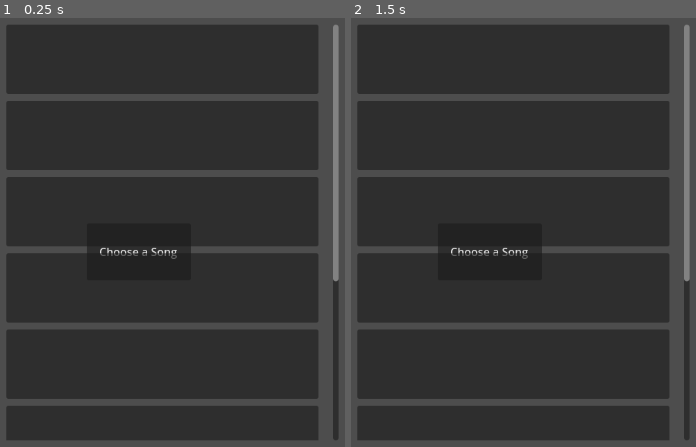
Above: before the commit, frames 1-2 (left to right).
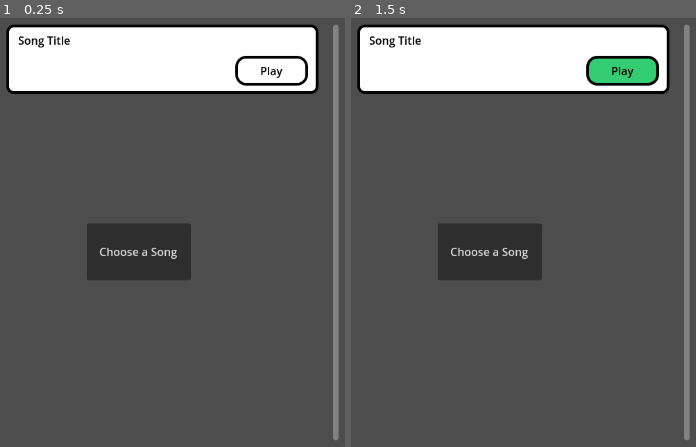
Above: after the commit, the same moments.

Repository: JohannesLadurner/OneButtonGame
Game: Godot game, scene res://scenes/level_selection.tscn
Two runs of this game, one before a commit and one after it. Both use one fixed random seed, a clock stepped at 60 frames per second and the inputs below.
Inputs (mouse positions are in pixels of both pictures, inside the frame that each line leads up to):
- Up to frame 1 (0.25 s): no input
- Up to frame 2 (1.5 s): click "Choose a Song" at 0.5 s; click (623, 69) at 1.25 s, where only the run after the commit has a clickable "Play"

The runs differ from the first frame. In frame 1, 77% of the frame differs, in the area x 1-99%, y 1-99%; in frame 2, 77%.

Commit message:
feat: added item for level seleciton

Diff:
--- a/scenes/level_selection.tscn
+++ b/scenes/level_selection.tscn
@@ -1,6 +1,7 @@
-[gd_scene load_steps=2 format=3 uid="uid://cmjnasub5fkgg"]
+[gd_scene load_steps=3 format=3 uid="uid://cmjnasub5fkgg"]
 
 [ext_resource type="Script" path="res://scenes/level_selection.gd" id="1_7aakh"]
+[ext_resource type="PackedScene" uid="uid://m5vdrjjnftsg" path="res://scenes/scroll_item_level.tscn" id="2_ah68r"]
 
 [node name="LevelSelection" type="Node2D"]
 script = ExtResource("1_7aakh")
@@ -35,40 +36,7 @@
 size_flags_vertical = 4
 theme_override_constants/separation = 10
 
-[node name="Panel" type="Panel" parent="ScrollContainer/VBoxContainer"]
-custom_minimum_size = Vector2(450, 100)
-layout_mode = 2
-
-[node name="Panel2" type="Panel" parent="ScrollContainer/VBoxContainer"]
-custom_minimum_size = Vector2(450, 100)
-layout_mode = 2
-
-[node name="Panel3" type="Panel" parent="ScrollContainer/VBoxContainer"]
-custom_minimum_size = Vector2(450, 100)
-layout_mode = 2
-
-[node name="Panel4" type="Panel" parent="ScrollContainer/VBoxContainer"]
-custom_minimum_size = Vector2(450, 100)
-layout_mode = 2
-
-[node name="Panel5" type="Panel" parent="ScrollContainer/VBoxContainer"]
-custom_minimum_size = Vector2(450, 100)
-layout_mode = 2
-
-[node name="Panel6" type="Panel" parent="ScrollContainer/VBoxContainer"]
-custom_minimum_size = Vector2(450, 100)
-layout_mode = 2
-
-[node name="Panel7" type="Panel" parent="ScrollContainer/VBoxContainer"]
-custom_minimum_size = Vector2(450, 100)
-layout_mode = 2
-
-[node name="Panel8" type="Panel" parent="ScrollContainer/VBoxContainer"]
-custom_minimum_size = Vector2(450, 100)
-layout_mode = 2
-
-[node name="Panel9" type="Panel" parent="ScrollContainer/VBoxContainer"]
-custom_minimum_size = Vector2(450, 100)
+[node name="Panel" parent="ScrollContainer/VBoxContainer" instance=ExtResource("2_ah68r")]
 layout_mode = 2
 
 [connection signal="pressed" from="Button" to="." method="_on_button_pressed"]
--- /dev/null
+++ b/scenes/scroll_item_level.gd
@@ -0,0 +1,7 @@
+extends Panel
+
+
+
+func _on_play_button_pressed():
+	print("pressed")
+	pass # Replace with function body.
--- /dev/null
+++ b/scenes/scroll_item_level.tscn
@@ -0,0 +1,79 @@
+[gd_scene load_steps=7 format=3 uid="uid://m5vdrjjnftsg"]
+
+[ext_resource type="Script" path="res://scenes/scroll_item_level.gd" id="1_376sm"]
+
+[sub_resource type="StyleBoxFlat" id="StyleBoxFlat_h7xlr"]
+bg_color = Color(1, 1, 1, 1)
+border_width_left = 4
+border_width_top = 4
+border_width_right = 4
+border_width_bottom = 4
+border_color = Color(0, 0, 0, 1)
+corner_radius_top_left = 10
+corner_radius_top_right = 10
+corner_radius_bottom_right = 10
+corner_radius_bottom_left = 10
+corner_detail = 15
+
+[sub_resource type="StyleBoxFlat" id="StyleBoxFlat_b3oo8"]
+bg_color = Color(1, 1, 1, 0)
+border_width_left = 4
+border_width_top = 4
+border_width_right = 4
+border_width_bottom = 4
+border_color = Color(0, 0, 0, 1)
+corner_radius_top_left = 15
+corner_radius_top_right = 15
+corner_radius_bottom_right = 15
+corner_radius_bottom_left = 15
+
+[sub_resource type="StyleBoxFlat" id="StyleBoxFlat_4dmgv"]
+bg_color = Color(0.203922, 0.803922, 0.454902, 1)
+border_width_left = 4
+border_width_top = 4
+border_width_right = 4
+border_width_bottom = 4
+border_color = Color(0, 0, 0, 1)
+corner_radius_top_left = 15
+corner_radius_top_right = 15
+corner_radius_bottom_right = 15
+corner_radius_bottom_left = 15
+
+[sub_resource type="StyleBoxEmpty" id="StyleBoxEmpty_a81ml"]
+
+[sub_resource type="StyleBoxEmpty" id="StyleBoxEmpty_lggxu"]
+
+[node name="ScrollItemLevel" type="Panel"]
+custom_minimum_size = Vector2(450, 100)
+theme_override_styles/panel = SubResource("StyleBoxFlat_h7xlr")
+script = ExtResource("1_376sm")
+
+[node name="Title" type="Label" parent="."]
+layout_mode = 0
+offset_left = 17.0
+offset_top = 11.0
+offset_right = 401.0
+offset_bottom = 76.0
+theme_override_colors/font_color = Color(0, 0, 0, 1)
+text = "Song Title
+
+"
+
+[node name="PlayButton" type="Button" parent="."]
+layout_mode = 0
+offset_left = 330.0
+offset_top = 45.0
+offset_right = 435.0
+offset_bottom = 88.0
+theme_override_colors/font_color = Color(0, 0, 0, 1)
+theme_override_colors/font_pressed_color = Color(0, 0, 0, 1)
+theme_override_colors/font_hover_color = Color(0, 0, 0, 1)
+theme_override_colors/font_focus_color = Color(0, 0, 0, 1)
+theme_override_colors/font_hover_pressed_color = Color(0, 0, 0, 1)
+theme_override_styles/normal = SubResource("StyleBoxFlat_b3oo8")
+theme_override_styles/hover = SubResource("StyleBoxFlat_4dmgv")
+theme_override_styles/pressed = SubResource("StyleBoxEmpty_a81ml")
+theme_override_styles/focus = SubResource("StyleBoxEmpty_lggxu")
+text = "Play"
+
+[connection signal="pressed" from="PlayButton" to="." method="_on_play_button_pressed"]
